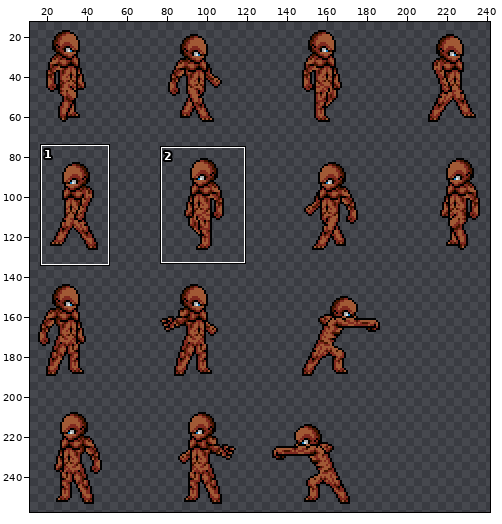
A sprite sheet gets an edit: img/units/skin4.png. Above, an overview of the earlier version with the close-up marked.
Close-up. Before the edit:
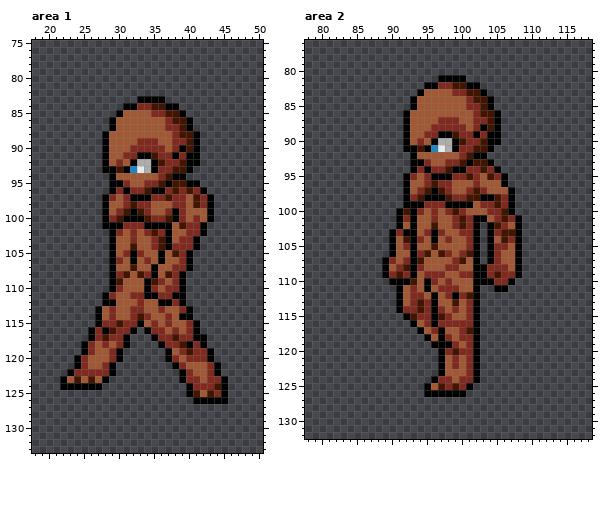
The file is 500x500 pixels. Shown: area 1: x 18..50, y 75..133; area 2: x 78..118, y 76..132. The wide view leaves out empty margins. The commit also changed other parts of the picture, which this record leaves out.
The same view after the edit:
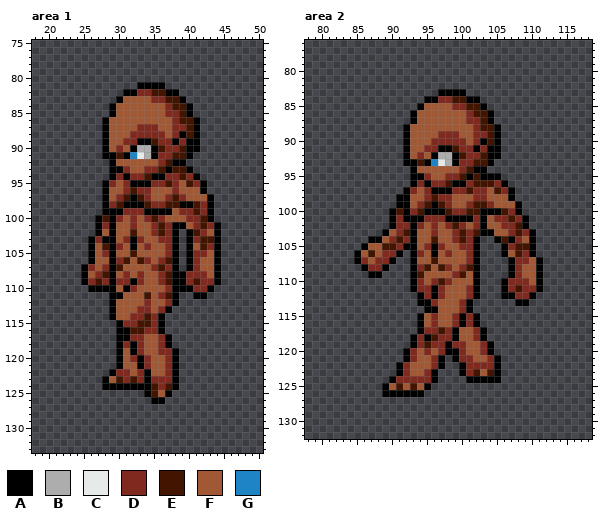
Palette (. is transparent): A #000000  B #adadad  C #e6ebea  D #80291f  E #431500  F #a15935  G #1e84c4
The edit:
Changed rows in their new state; - is an unchanged pixel.
Area 1:
first column x 22:
 81 -----------AAAA---------
 82 ---------AADDEEAA-------
 83 --------AFFFFDDEEA------
 84 -------AFFFFFFFDEEA-----
 85 -------AF----FFDDEA-----
 86 ------AF-------FD-EA----
 87 ------AF---DDD-F-DEA----
 88 ----------DDDDD--A------
 89 ---------DDAAEDDA-A-----
 90 --------D-ABBAED-EA-----
 91 -------AEAGCBA--EE-.----
 92 ------.AF-FFFFDEAA..----
 93 ------.-ADFFDDEA--------
 94 --------DADDEAADDEDA----
 95 ------ADF-AAA-DEDFEDA---
 96 ------AFFDE-DFFFDFFF----
 97 -------FDE-EDFFDE--FF---
 98 -------DEAAAEDDEEAA-----
 99 -------AADDDAAAAF-DED---
100 -----AEADFDFDE-FFFD-E---
101 -----AD-FF-FFDEDAAF-EDA-
102 -----AF-F-E-FDEDA.AEDFA-
103 ----ADA--DAD-FDDA.ADEEA-
104 ----AFE-D-A-DFFDA.AFEDA-
105 ----AFD--FEF--FDA.-DDFA-
106 ----AFF--EFE--DEA.-DFFA-
107 ---ADFD-E-F--DEDA.-DFFA-
108 ---AFDE-FD-DFFD-A-DDDFA-
109 ---ADED-DDADFF-EA-DEDDA-
110 ----AAA-FAD-FF--A-ADDA--
111 ------.AA-FFEF-E-.-AA---
112 ------.----FD-FDA.------
113 -----..A--F-D--A...-----
114 -----..A---DEDA....-----
115 -----...A--EE-A.....----
116 ----....AAEED-A.....----
117 ----....A-DDFF-A.....---
118 ---.....ADADFFDA.....---
119 ---.....-FADFFDDA.....--
120 --......-FDADFFDA.....--
121 --......AFFADFFD-......-
122 -......-DDFDAFFDA......-
123 ......-FEDEDADDDA.......
124 ......AAAAAAAEDEA-......
125 ------------AEFA--......
126 -------------AA----.....
Area 2:
first column x 85:
 81 ------------....-----------
 82 ----------........---------
 83 ---------...AAAA...--------
 84 --------..AADDEEAA..-------
 85 --------.A----DDEEA.-------
 86 -------.A-------DE-A.------
 87 -------.A---FFF-D-EA.------
 88 -----------FFFFF--E--------
 89 ----------FFDDDFFD-E-------
 90 ---------F-DDDDDF-AE-------
 91 --------FFDDAAE--AD-A------
 92 -------AFD-ABBAEDDEAA------
 93 -------A-EAGCBADD----------
 94 ---------FFFFFFDEAA..------
 95 -------.AA-FFD-EAEAAA.-----
 96 -------.ADAD-EAADEEED------
 97 --------DFD-AADDED--ED-----
 98 ------A-FFDEDDFFFDDFFF-----
 99 ------A-FDEAEDFFDEE-FFFA---
100 -----AEADEAAAED-EEAAA-DA---
101 -----ADA-AD-DAAAAD---DEDA--
102 -----ADD-D-D-DEDFDAFF-DEA--
103 ----AF-E--FDF-DE-EA-FFDEDA-
104 --AAFDED-F-E-FDE---.A-ADFA-
105 -AFFEEDA--DAD--D---..ADEEA-
106 AFEFDDA.--FAF--FD--..A-EDA-
107 ADFDDA..-F-E--FFD--...ADDFA
108 -ADD-...--E-E-FDE-....ADFFA
109 --AA....-EFFF-DEF-....ADFFA
110 -----...ADF-E-----...ADDDFA
111 ------..ADDA-FF-D---.-DEDDA
112 ------...AD-DFFFD----AADDA-
113 ------...AAD--FDA.-----AA--
114 ------....A-F-FDA.---------
115 -------..AFDFFDA-----------
116 --------.AFDFF-A-----------
117 ----------D-EDAFFDA--------
118 --------AD-ED-AFFDA--------
119 --------ADEDD--DFFDA-------
120 -------ADFDFDAA-FFDA-------
121 -------ADFFD-.AD-FFDA------
122 ------ADFFFD-..A-DDDA------
123 ------ADFFDA...A-EFEA------
124 -----ADDDDD-....A-AAA------
125 ----AFEFEF-......----------
126 ----AAAAAA......-----------
Boxes around the changes in both close-ups, in picture pixels (x1, y1, x2, y2):
changed: (60, 82, 228, 404)
changed: (354, 75, 543, 397)
